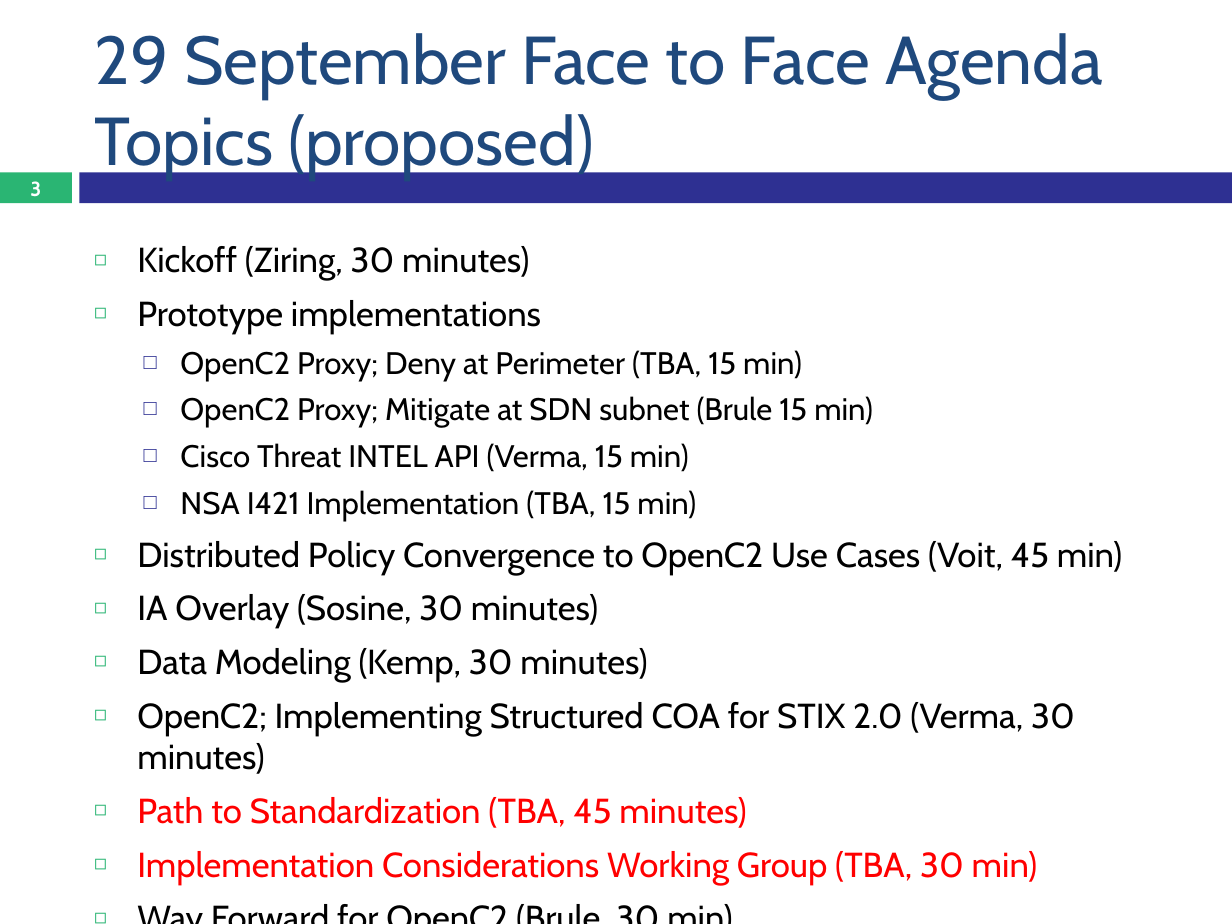
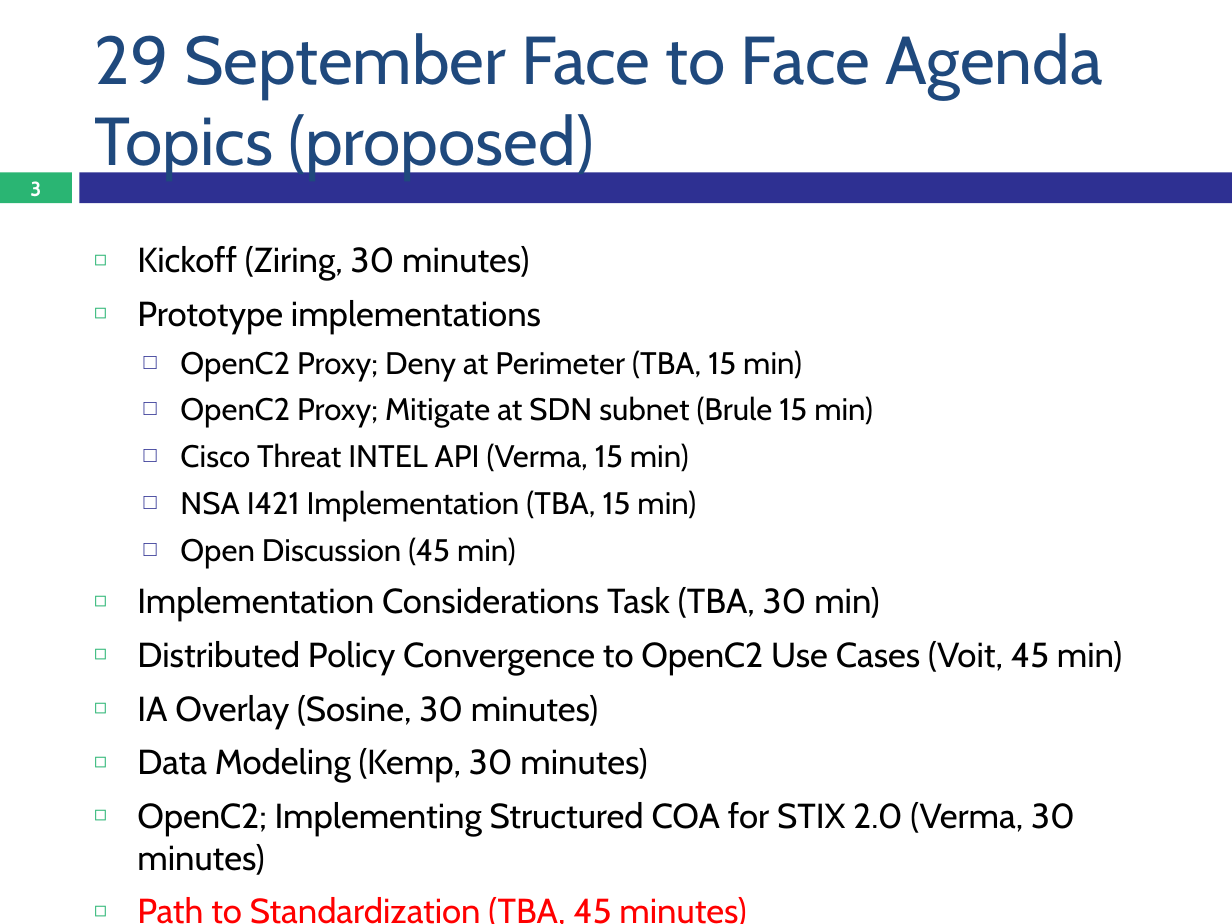
Before and after one commit to OpenC2-org/openc2-org, a slide deck: slide 3 of meetings/2016-09-01/OpenC2-Forum_2016-09-01.pptx. Drawn at 1232x924 pixels with LibreOffice and Linux fonts; fonts in the diff are those of the drawing. Boxes give left, top, right and bottom in pixels: in the first picture for what was removed or moved away, otherwise in the second. Text is boxed around its words. In the diff, an @@ line names an element or a change of style, - is before the commit and + after.

```diff
--- a/meetings/2016-09-01/OpenC2-Forum_2016-09-01.pptx
+++ b/meetings/2016-09-01/OpenC2-Forum_2016-09-01.pptx
@@ text at (137,537,879,621): paragraphs added @@
+  □ Open Discussion (45 min)
+◻ Implementation Considerations Task (TBA, 30 min)
@@ text at (137,851,1037,885): paragraph removed @@
-◻ Implementation Considerations Working Group (TBA, 30 min)
```
Also in this commit, not shown: 1 other slide changed.
